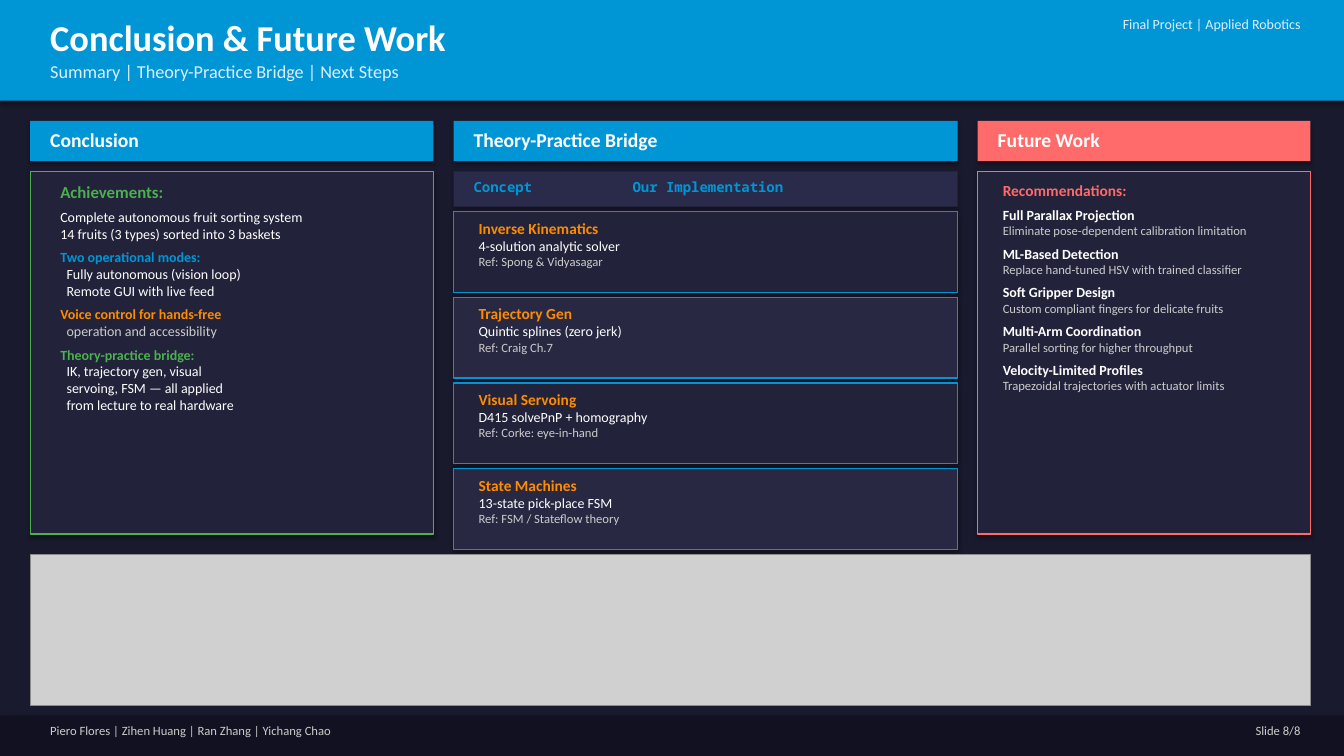
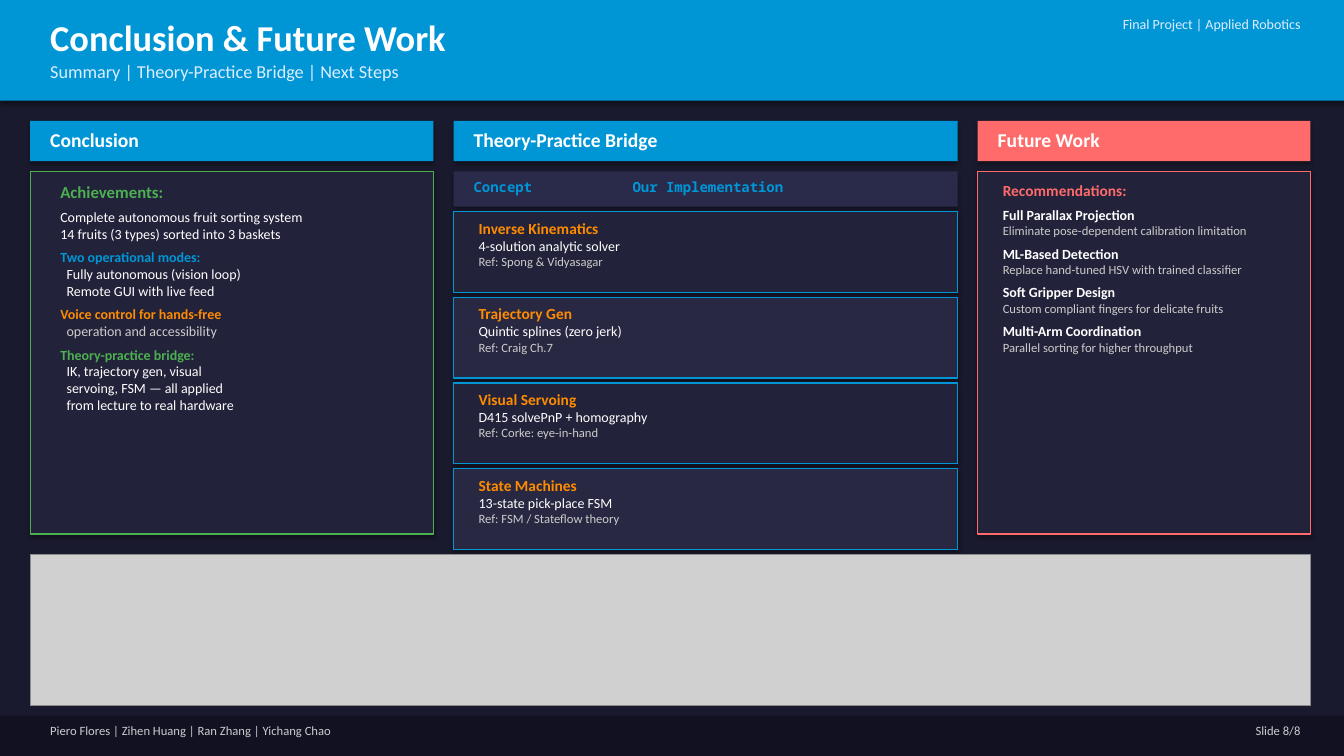
Before and after one commit to PieroJF/qarm-fruit-sorting, a slide deck: slide 8 of slides/FinalPresentation_FruitSorting.pptx. Drawn at 1344x756 pixels with LibreOffice and Linux fonts; fonts in the diff are those of the drawing; grey boxes stand for pictures. Boxes give left, top, right and bottom in pixels: in the first picture for what was removed or moved away, otherwise in the second. Text is boxed around its words. In the diff, an @@ line names an element or a change of style, - is before the commit and + after.

```diff
--- a/slides/FinalPresentation_FruitSorting.pptx
+++ b/slides/FinalPresentation_FruitSorting.pptx
@@ text at (x1=1003, y1=365, x2=1225, y2=392): paragraphs removed @@
-Velocity-Limited Profiles
-Trapezoidal trajectories with actuator limits
```
Also in this commit, not shown: 1 other slide changed, 1 other file.
